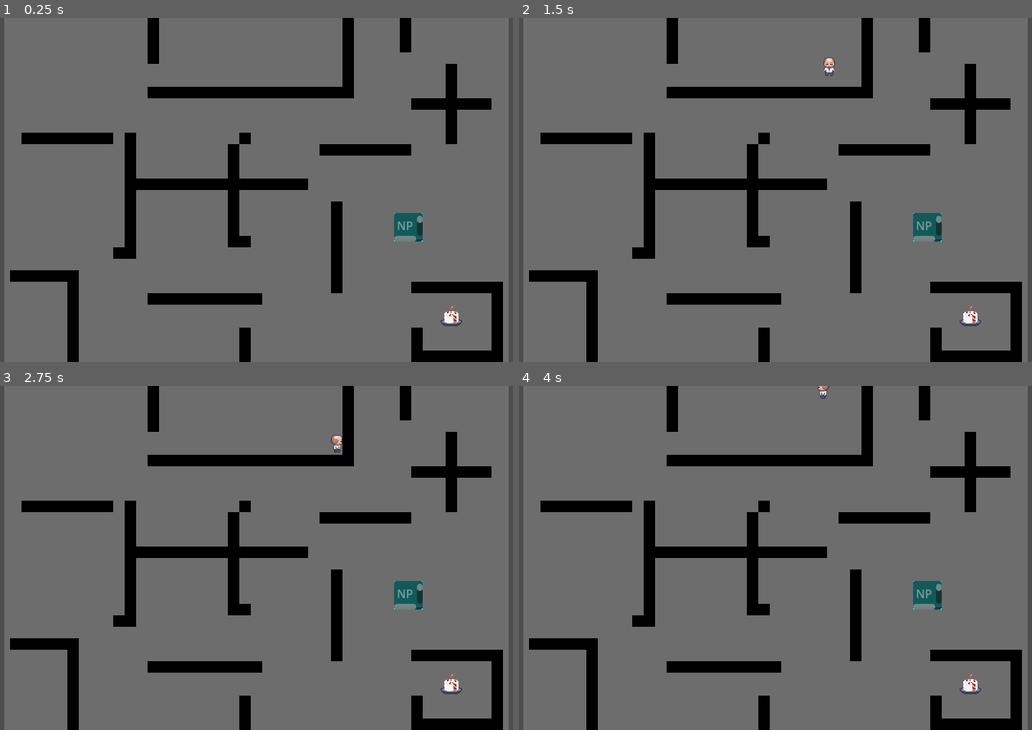
Above: before the commit, frames 1-4 (two rows, left to right).
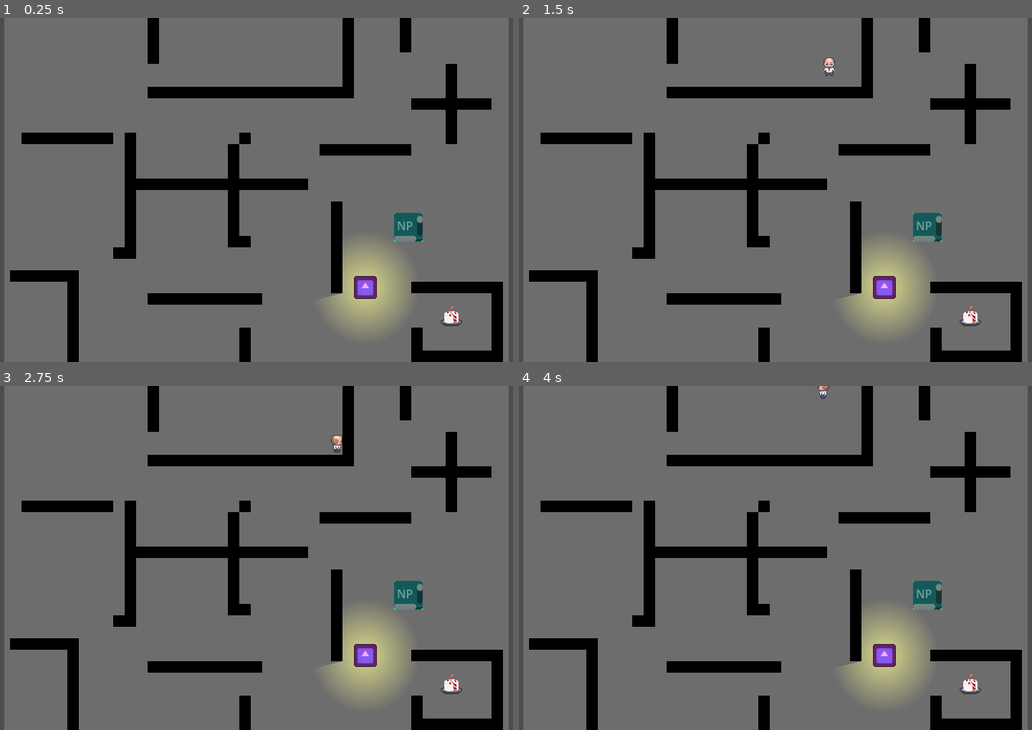
Above: after the commit, the same moments.

Repository: ChrisFlanTheMan/Busy-Work
Game: Godot game, scene res://BasicLevel.tscn
Two runs of this game, one before a commit and one after it. Both use one fixed random seed, a clock stepped at 60 frames per second and the inputs below. This scene is started directly instead of the project's main scene. The engine's default icon, where the game draws it, is replaced by a stand-in: a white triangle on a blue panel in a dark square.
Inputs:
- Up to frame 1 (0.25 s): no input
- Up to frame 2 (1.5 s): tap Enter at 0.5, 0.6, 1.35 s; hold D 0.53-1.28 s; hold S from 1.28 s (still down)
- Up to frame 3 (2.75 s): tap Space at 2 s; release S at 2.03 s; hold D from 2.03 s (still down); tap Enter at 2.1 s
- Up to frame 4 (4 s): release D at 2.78 s; hold W 2.78-3.53 s; tap Enter at 2.85, 3.6 s; hold A from 3.53 s (still down)

The runs differ from the first frame. In frame 1, 2.9% of the frame differs, in the area x 63-80%, y 65-92%; in frame 2, 2.9%; in frame 3, 2.9%; in frame 4, 2.9%.

Commit message:
Add occluder layer for tileset

Diff:
--- a/BasicLevel.tscn
+++ b/BasicLevel.tscn
@@ -11,14 +11,19 @@
 polygons = Array[PackedInt32Array]([PackedInt32Array(0, 1, 2, 3)])
 outlines = Array[PackedVector2Array]([PackedVector2Array(0, 0, 720, 0, 720, 480, 0, 480)])
 
+[sub_resource type="OccluderPolygon2D" id="OccluderPolygon2D_5mgly"]
+polygon = PackedVector2Array(-8, -8, 8, -8, 8, 8, -8, 8)
+
 [sub_resource type="TileSetAtlasSource" id="TileSetAtlasSource_myx26"]
 texture = ExtResource("3_w53fw")
 0:0/0 = 0
+0:0/0/occlusion_layer_0/polygon = SubResource("OccluderPolygon2D_5mgly")
 0:0/0/physics_layer_0/linear_velocity = Vector2(0, 0)
 0:0/0/physics_layer_0/angular_velocity = 0.0
 0:0/0/physics_layer_0/polygon_0/points = PackedVector2Array(8, 8, -8, 8, -8, -8, 8, -8, 8, 8)
 
 [sub_resource type="TileSet" id="TileSet_vjnu6"]
+occlusion_layer_0/light_mask = 1
 physics_layer_0/collision_layer = 1
 physics_layer_0/collision_mask = 2
 sources/0 = SubResource("TileSetAtlasSource_myx26")
@@ -37,7 +42,6 @@
 color = Color(0.427493, 0.427493, 0.427493, 1)
 
 [node name="Boss" parent="." instance=ExtResource("2_holq4")]
-visible = false
 position = Vector2(512, 376)
 
 [node name="TileMap" type="TileMap" parent="."]
Not shown: 1 places in BasicLevel.tscn that only renumber resources
